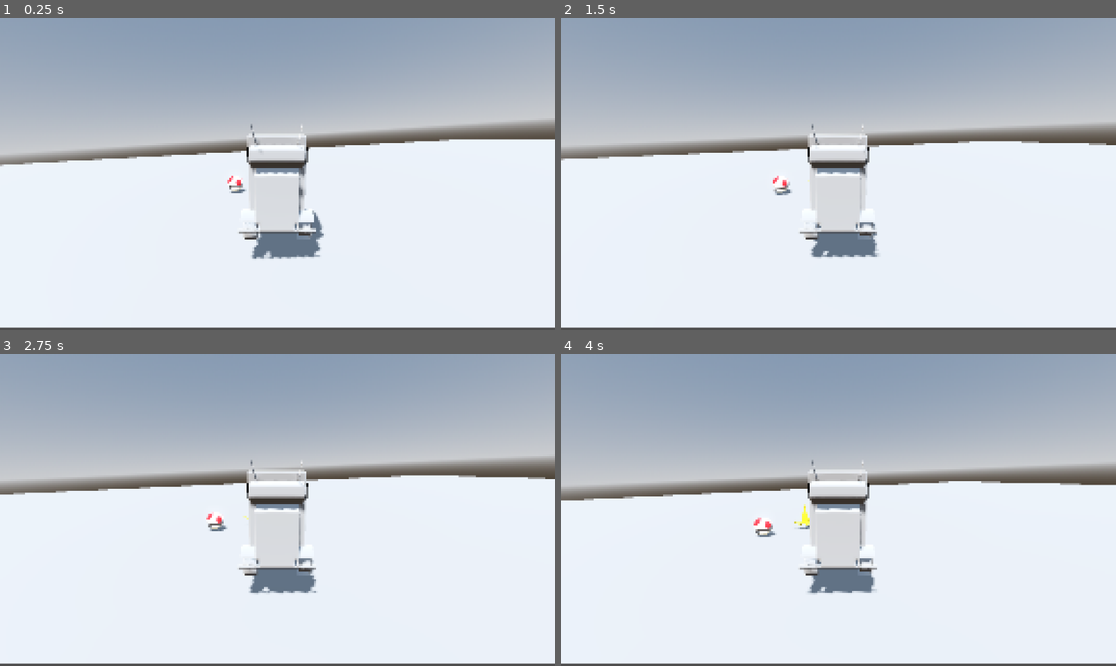
Above: before the commit, frames 1-4 (two rows, left to right).
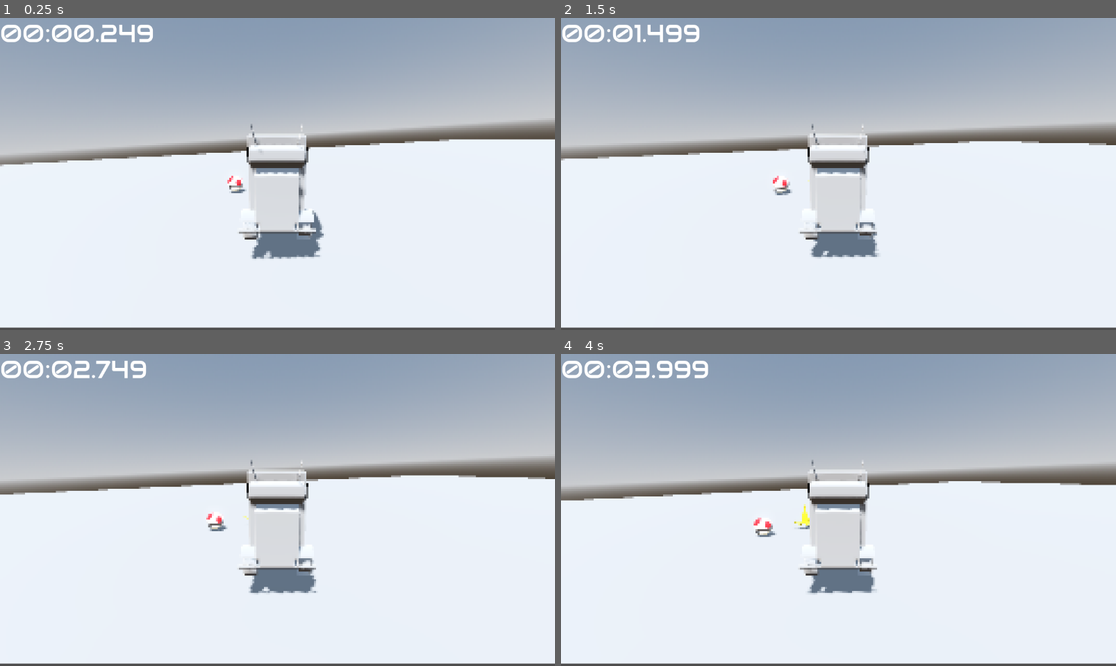
Above: after the commit, the same moments.

Repository: HyeG18/Juego-Carreras-Retro
Game: Godot game, scene res://scenes/game/pruebaMapar.tscn
Same seed, same stepped clock (60 frames per second), same inputs: the game is played once before the commit and once after it. This scene is started directly instead of the project's main scene.
Inputs (mouse positions are in pixels of both pictures, inside the frame that each line leads up to):
- Up to frame 1 (0.25 s): no input
- Up to frame 2 (1.5 s): tap Enter (ui_accept) at 0.5, 0.77 s; move the mouse to (866, 174) at 0.52 s; hold D (derecha) 0.53-1.28 s; tap W (acelerar) at 0.6 s; move the mouse to (810, 174) at 1.27 s; hold A (izquierda) from 1.28 s (still down); tap S (retroceder) at 1.35 s
- Up to frame 3 (2.75 s): tap Enter (ui_accept) at 1.52 s; move the mouse to (288, 503) at 2.02 s; release A (izquierda) at 2.03 s; hold D (derecha) from 2.03 s (still down); tap W (acelerar) at 2.1 s
- Up to frame 4 (4 s): move the mouse to (832, 516) at 2.77 s; tap S (retroceder) at 2.85 s; tap Enter (ui_accept) at 3.02, 3.77 s; move the mouse to (877, 513) at 3.52 s; release D (derecha) at 3.53 s; hold A (izquierda) from 3.53 s (still down); tap W (acelerar) at 3.6 s

The runs differ from the first frame. In frame 1, 0.8% of the frame differs, in the area x 0-28%, y 2-8%; in frame 2, 0.7%; in frame 3, 0.7%; in frame 4, 0.8%.

Commit message:
habemus contador

Diff:
--- a/scenes/game/pruebaMapar.tscn
+++ b/scenes/game/pruebaMapar.tscn
@@ -1,7 +1,9 @@
-[gd_scene load_steps=5 format=3 uid="uid://b2ym367cw1yp0"]
+[gd_scene load_steps=7 format=3 uid="uid://b2ym367cw1yp0"]
 
+[ext_resource type="Script" uid="uid://01ulcao6jf36" path="res://scrpits/game/prueba_mapar.gd" id="1_dgbal"]
 [ext_resource type="PackedScene" uid="uid://oplay2dwowr8" path="res://scenes/game/Mundo.tscn" id="1_h5d76"]
 [ext_resource type="Shader" uid="uid://b5gdlv5gtxmhs" path="res://shaders/pruebaMapar.gdshader" id="2_dgbal"]
+[ext_resource type="FontFile" uid="uid://i6mqj2a8iu0b" path="res://assets/fonts/Audiowide-Regular.ttf" id="3_1ndkb"]
 
 [sub_resource type="ShaderMaterial" id="ShaderMaterial_dgbal"]
 shader = ExtResource("2_dgbal")
@@ -11,8 +13,10 @@
 viewport_path = NodePath("SubViewportContainer/SubViewport")
 
 [node name="Control" type="Control"]
+process_mode = 3
 layout_mode = 3
 anchors_preset = 0
+script = ExtResource("1_dgbal")
 
 [node name="SubViewportContainer" type="SubViewportContainer" parent="."]
 layout_mode = 0
@@ -20,7 +24,9 @@
 offset_bottom = 512.0
 
 [node name="SubViewport" type="SubViewport" parent="SubViewportContainer"]
+handle_input_locally = false
 size = Vector2i(1154, 643)
+render_target_update_mode = 4
 
 [node name="Mundo" parent="SubViewportContainer/SubViewport" instance=ExtResource("1_h5d76")]
 
@@ -31,3 +37,19 @@
 offset_bottom = 40.0
 texture = SubResource("ViewportTexture_dgbal")
 stretch_mode = 5
+
+[node name="RaceTimerLabel" type="Label" parent="."]
+process_mode = 3
+layout_direction = 2
+layout_mode = 0
+offset_right = 40.0
+offset_bottom = 23.0
+theme_override_fonts/font = ExtResource("3_1ndkb")
+theme_override_font_sizes/font_size = 50
+horizontal_alignment = 1
+
+[node name="RaceTimer" type="Timer" parent="."]
+process_mode = 3
+wait_time = 0.1
+one_shot = true
+autostart = true
--- a/scrpits/game/prueba_mapar.gd
+++ b/scrpits/game/prueba_mapar.gd
@@ -1,3 +1,21 @@
-extends SubViewportContainer
+extends Control
 
-@onready var sub_viewport_container: SubViewportContainer = $"."
+@onready var race_timer = $RaceTimer
+@onready var race_label = $RaceTimerLabel
+var elapsed_time := 0.0
+
+func _ready():
+	elapsed_time = 0.0
+	race_timer.start()
+	set_process(true)
+
+func _process(delta):
+	elapsed_time += delta
+	race_label.text = format_time(elapsed_time)
+	print(format_time(elapsed_time))
+
+func format_time(time_sec: float) -> String:
+	var minutes = int(time_sec / 60)
+	var seconds = int(time_sec) % 60
+	var milliseconds = int((time_sec - int(time_sec)) * 1000)
+	return "%02d:%02d.%03d" % [minutes, seconds, milliseconds]
